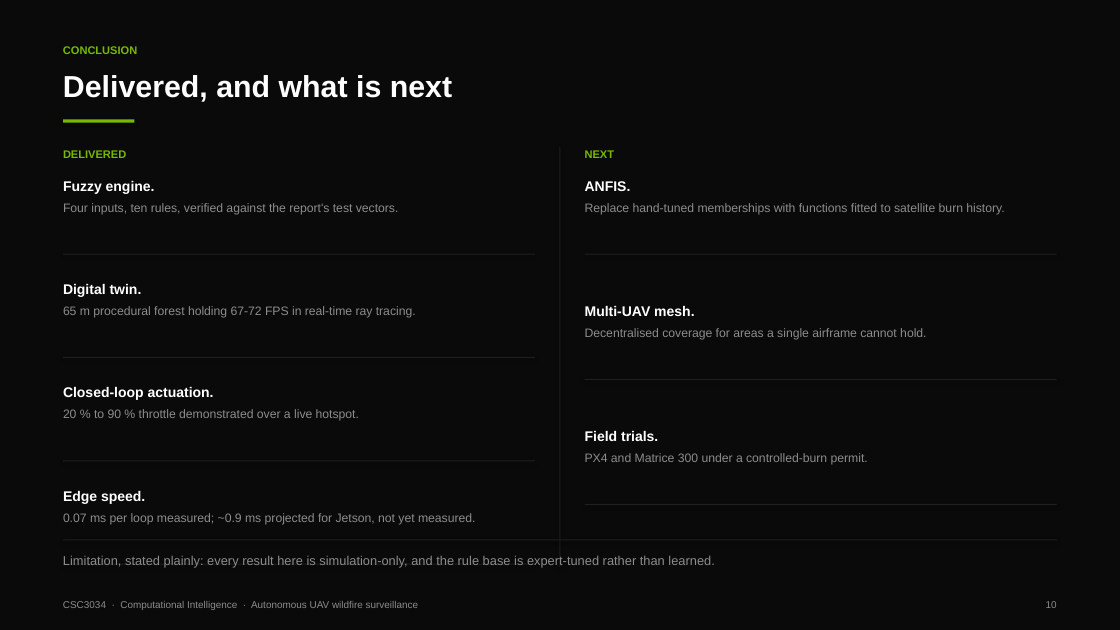
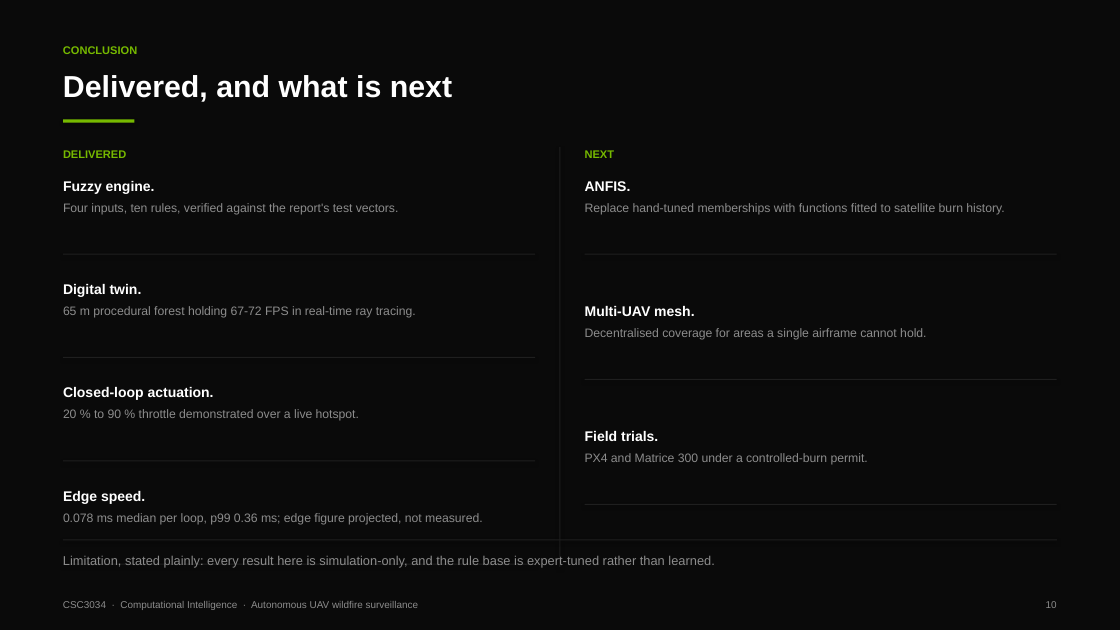
Before and after one commit to 123haiku/csc3034-fuzzy-wildfire-sim, a slide deck: slide 10 of docs/presentation/CSC3034_Presentation_Slides.pptx. Drawn at 1120x630 pixels with LibreOffice and Linux fonts; fonts in the diff are those of the drawing. Boxes give left, top, right and bottom in pixels: in the first picture for what was removed or moved away, otherwise in the second. Text is boxed around its words. In the diff, an @@ line names an element or a change of style, - is before the commit and + after.

```diff
--- a/docs/presentation/CSC3034_Presentation_Slides.pptx
+++ b/docs/presentation/CSC3034_Presentation_Slides.pptx
@@ text at (63,513,482,525): text changed @@
-0.07 ms per loop measured; ~0.9 ms projected for Jetson, not yet measured.
+0.078 ms median per loop, p99 0.36 ms; edge figure projected, not measured.
```
Also in this commit, not shown: 3 other slides changed, 10 other files.
